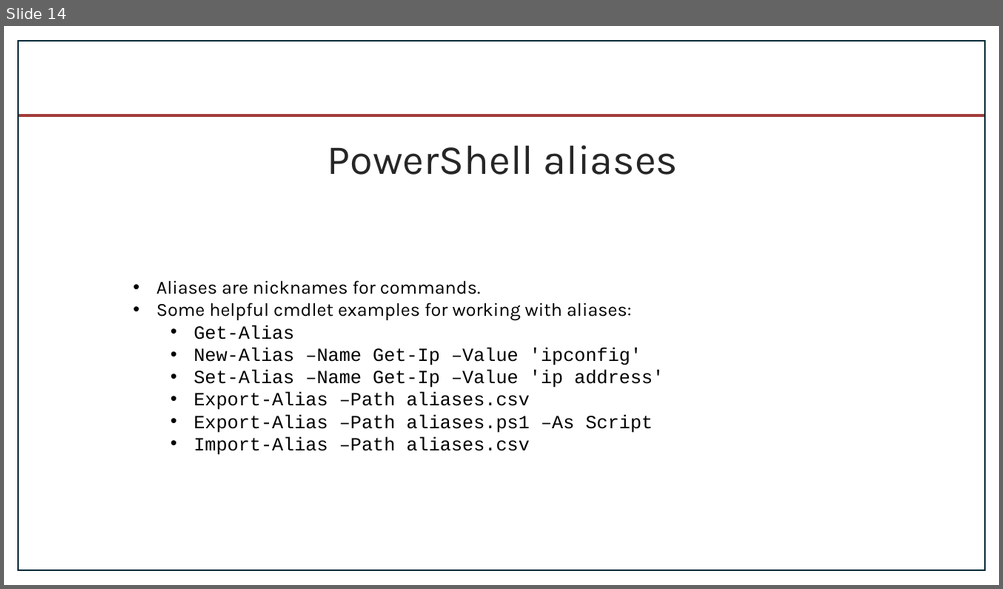
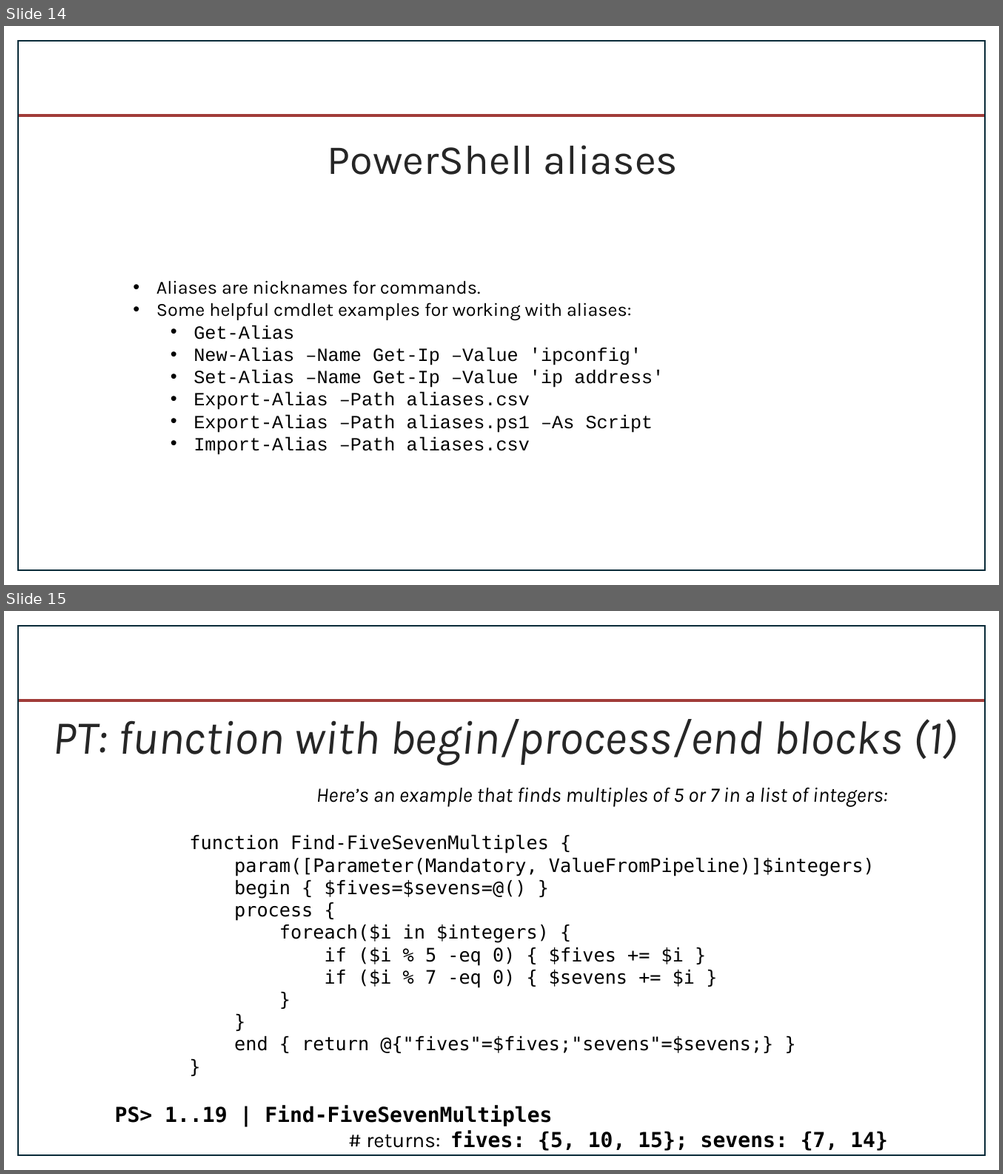
Before and after one commit to byui-cyber360/content, a slide deck: CYBER360-2.B-Profiles-Functions.pptx. Shown one above the other, each under a label of ours: slide 14 before the commit, slides 14 and 15 after it. The pictures are 1003x589 and 1003x1174 pixels, drawn with LibreOffice and Linux fonts; fonts in the diff are those of the drawing; background and template pictures are left out. Boxes give left, top, right and bottom in pixels: in the first picture for what was removed or moved away, otherwise in the second. Text is boxed around its words. In the diff, an @@ line names an element or a change of style, - is before the commit and + after.

Commit message:
new PT for pipeline functions with begin/process/end

```diff
--- a/CYBER360-2.B-Profiles-Functions.pptx
+++ b/CYBER360-2.B-Profiles-Functions.pptx
@@ slide 15 added at bbox=[4, 611, 999, 1170], background #FFFFFF; not listed: 2 template elements that a slide beside it also shows @@
@@ text added at bbox=[52, 719, 957, 766], 45.9 pt, text #262626, italic @@
+PT: function with begin/process/end blocks (1)
@@ text added at bbox=[115, 787, 888, 1151], 18 pt, text #000000 @@
+  Here’s an example that finds multiples of 5 or 7 in a list of integers:
+function Find-FiveSevenMultiples {
+param([Parameter(Mandatory, ValueFromPipeline)]$integers)
+begin { $fives=$sevens=@() }
+process {
+foreach($i in $integers) {
+if ($i % 5 -eq 0) { $fives += $i }
+if ($i % 7 -eq 0) { $sevens += $i }
+}
+}
+end { return @{"fives"=$fives;"sevens"=$sevens;} }
+}
+PS> 1..19 | Find-FiveSevenMultiples
+# returns: fives: {5, 10, 15}; sevens: {7, 14}
```
Also in this commit, not shown: 1 other slide added.
